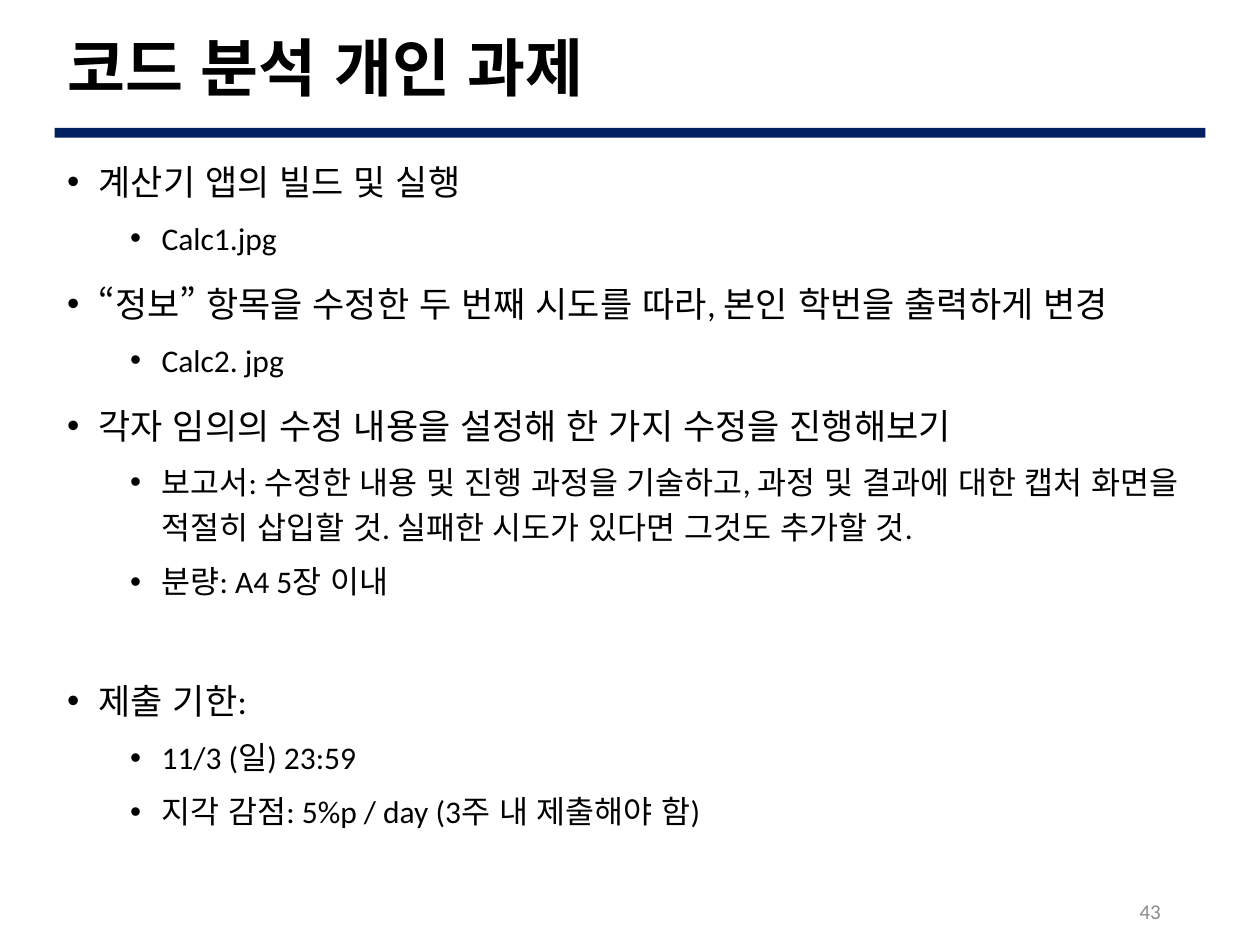
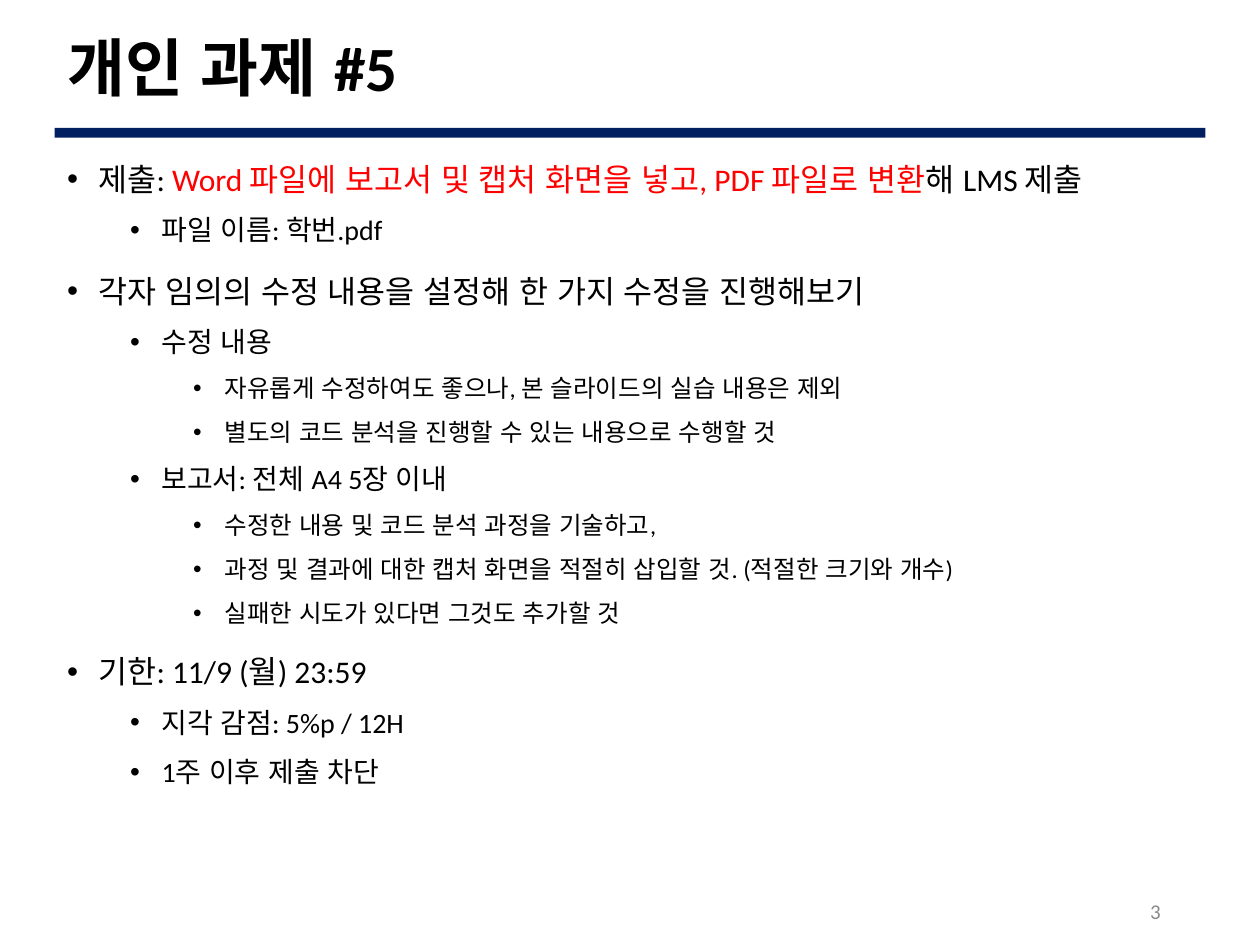
Before and after one commit to JBNU-JEduTools/osscourse, a slide deck: slide 3 of Slides 2020/8. 코드 분석 1.pptx (slide 43 before the commit). Drawn at 1260x945 pixels with LibreOffice and Linux fonts; fonts in the diff are those of the drawing; background and template pictures are left out. Boxes give left, top, right and bottom in pixels: in the first picture for what was removed or moved away, otherwise in the second. Text is boxed around its words. In the diff, an @@ line names an element or a change of style, - is before the commit and + after.

Commit message:
수정 파일들, docs 폴더 생성

```diff
--- a/Slides 2020/8. 코드 분석 1.pptx
+++ b/Slides 2020/8. 코드 분석 1.pptx
@@ title at [67, 38, 397, 97]: text changed @@
-코드 분석 개인 과제
+개인 과제 #5
@@ text at [99, 164, 1083, 245]: text changed; size 20 to 18 pt; text colour #000000 to #FF0000 @@
-• 계산기 앱의 빌드 및 실행
-  • Calc1.jpg
-• “정보” 항목을 수정한 두 번째 시도를 따라, 본인 학번을 출력하게 변경
-  • Calc2. jpg
+• 제출: Word 파일에 보고서 및 캡처 화면을 넣고, PDF 파일로 변환해 LMS 제출
+  • 파일 이름: 학번.pdf
@@ text at [99, 277, 865, 306]: size 20 to 18 pt in "각자 임의의 수정 내용을 설정해 한 가지 ..." @@
@@ text at [99, 329, 953, 785]: text changed; size 18 to 14 pt @@
-  • 보고서: 수정한 내용 및 진행 과정을 기술하고, 과정 및 결과에 대한 캡처 화면을 적절히 삽입할 것. 실패한 시도가 있다면 그것도 추가할 것.
-  • 분량: A4 5장 이내
-• 제출 기한:
-  • 11/3 (일) 23:59
-  • 지각 감점: 5%p / day (3주 내 제출해야 함)
+  • 수정 내용
+    • 자유롭게 수정하여도 좋으나, 본 슬라이드의 실습 내용은 제외
+    • 별도의 코드 분석을 진행할 수 있는 내용으로 수행할 것
+  • 보고서: 전체 A4 5장 이내
+    • 수정한 내용 및 코드 분석 과정을 기술하고,
+    • 과정 및 결과에 대한 캡처 화면을 적절히 삽입할 것. (적절한 크기와 개수)
+    • 실패한 시도가 있다면 그것도 추가할 것
+• 기한: 11/9 (월) 23:59
+  • 지각 감점: 5%p / 12H
+  • 1주 이후 제출 차단
@@ page number at [1150, 905, 1161, 919]: text changed @@
-43
+3
```
Also in this commit, not shown: 9 other slides changed, 1 slide added, 1 slide removed, 10 other files.
